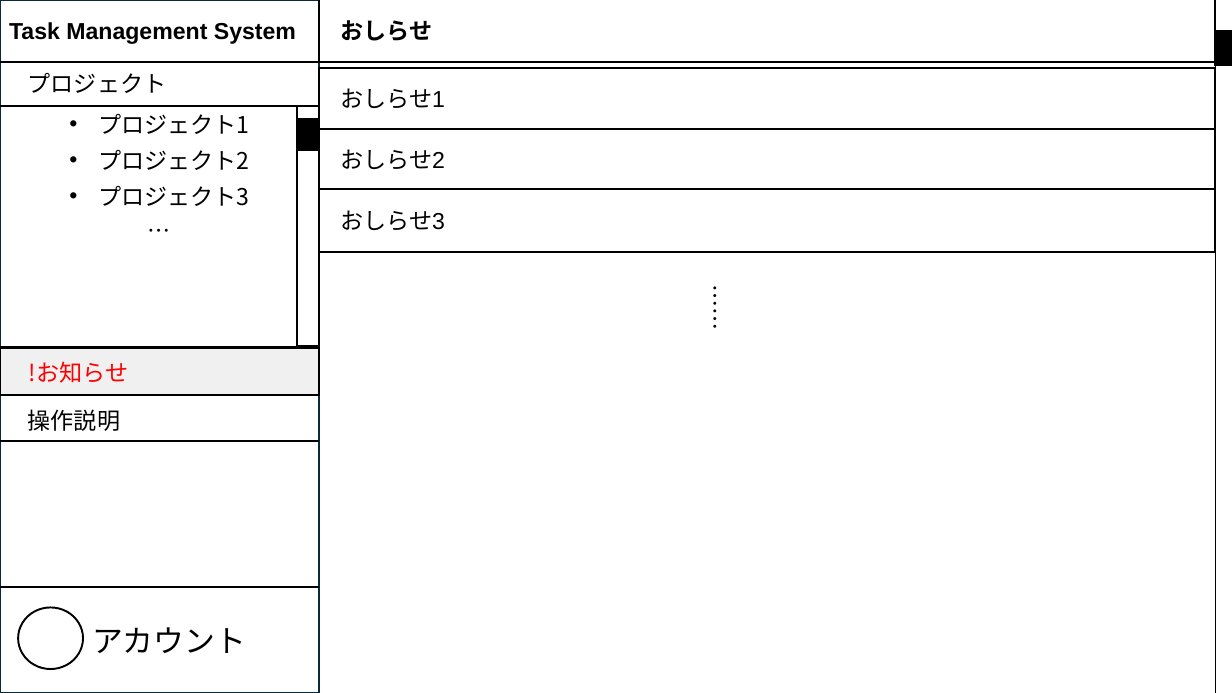
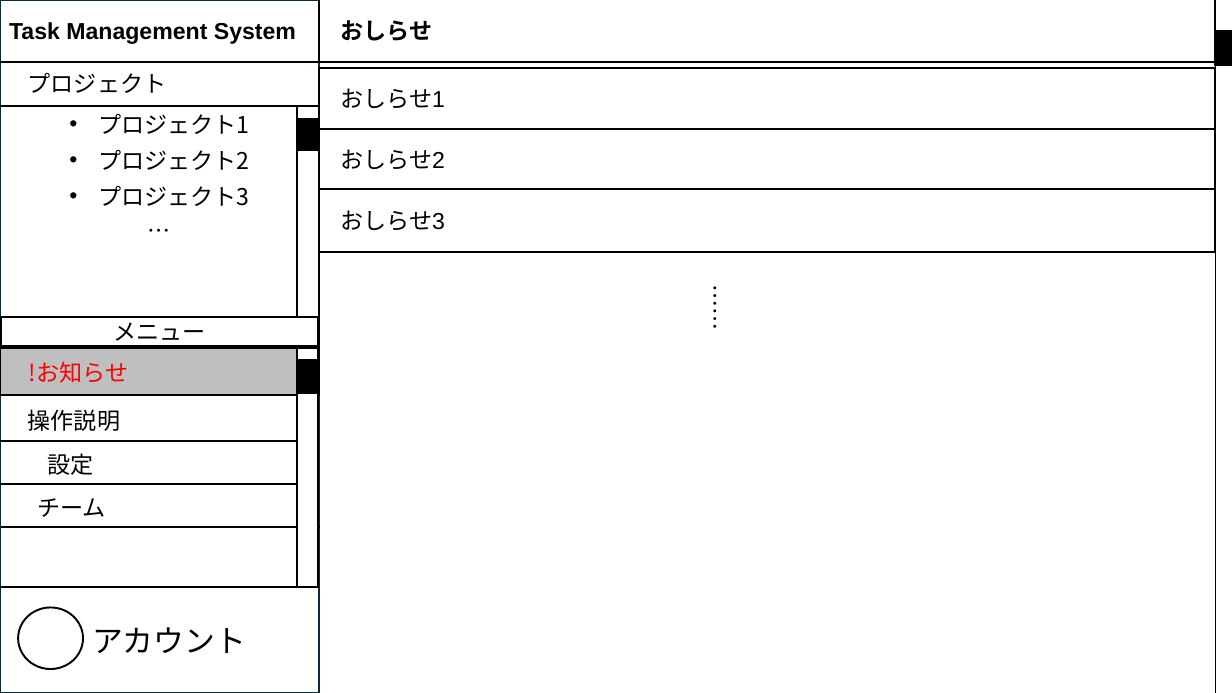
Before and after one commit to SanaeProject/TMSProject, a slide deck: slide 11 of UIデザイン.pptx (slide 10 before the commit). Drawn at 1232x693 pixels with LibreOffice and Linux fonts; fonts in the diff are those of the drawing. Boxes give left, top, right and bottom in pixels: in the first picture for what was removed or moved away, otherwise in the second. Text is boxed around its words. In the diff, an @@ line names an element or a change of style, - is before the commit and + after.

Commit message:
added ui design

```diff
--- a/UIデザイン.pptx
+++ b/UIデザイン.pptx
@@ rectangle added at [1, 317, 318, 347], fill #FFFFFF, outline #000000 1.5 pt, 18 pt, text #000000 @@
+メニュー
@@ rectangle at [0, 348, 319, 395]: fill #F0F0F0 to #BFBFBF @@
@@ rectangle added at [297, 348, 318, 588], fill #FFFFFF, outline #000000 1.5 pt @@
@@ rectangle added at [297, 360, 318, 393], fill #000000, outline #000000 1.5 pt @@
@@ text added at [47, 453, 93, 475], 18 pt, text #000000 @@
+設定
@@ line added from (319, 484) to (0, 484), #000000 1.5 pt @@
@@ text added at [37, 498, 106, 517], 18 pt, text #000000 @@
+チーム
@@ line added from (320, 527) to (1, 527), #000000 1.5 pt @@
```
Also in this commit, not shown: 15 other slides changed, 2 slides added.
